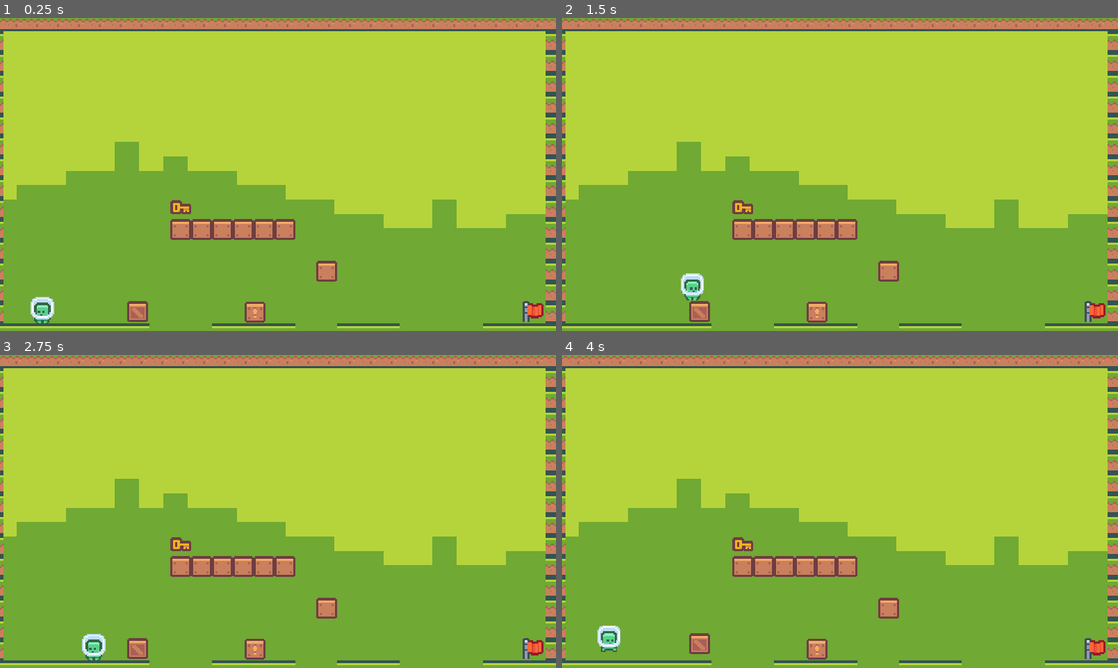
Above: before the commit, frames 1-4 (two rows, left to right).
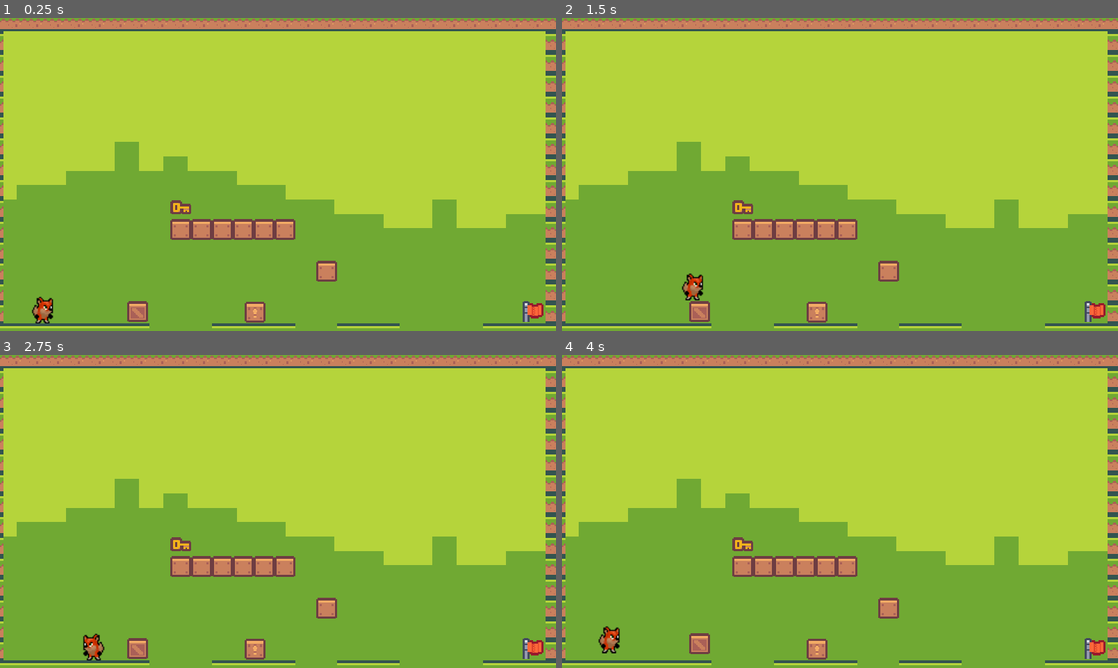
Above: after the commit, the same moments.

Repository: WinzuDarkpaw/CrypticNexus
Game: Godot game, scene res://Levels/TestLevel/Level_t1.tscn
The game is run twice, just before and just after one commit, with the same random seed, the same clock (stepped at 60 frames per second) and the same inputs.
Inputs:
- Up to frame 1 (0.25 s): no input
- Up to frame 2 (1.5 s): hold D (Right) from 0.53 s (still down); tap Space (Jump) at 0.77 s
- Up to frame 3 (2.75 s): tap Space (Jump) at 1.52 s; release D (Right) at 2.03 s; hold A (Left) from 2.03 s (still down)
- Up to frame 4 (4 s): release A (Left) at 2.78 s; hold D (Right) from 2.78 s (still down); tap Space (Jump) at 3.02, 3.77 s

The runs differ from the first frame. In frame 1, 0.3% of the frame differs, in the area x 5-10%, y 88-98%; in frame 2, 0.3%; in frame 3, 0.3%; in frame 4, 0.3%, in the area x 6-11%, y 86-96%.

Commit message:
Idle Animation + Sprites

Diff:
--- a/FoxJNR/Objects/Player.tscn
+++ b/FoxJNR/Objects/Player.tscn
@@ -1,33 +1,37 @@
-[gd_scene load_steps=6 format=2]
+[gd_scene load_steps=12 format=2]
 
 [ext_resource path="res://Scripts/Player.gd" type="Script" id=1]
-[ext_resource path="res://Characters/character_0000.png" type="Texture" id=2]
-[ext_resource path="res://Characters/character_0001.png" type="Texture" id=3]
+[ext_resource path="res://Textures/Player/01_player_idle_frame6.png" type="Texture" id=2]
+[ext_resource path="res://Textures/Player/01_player_idle_frame7.png" type="Texture" id=3]
+[ext_resource path="res://Textures/Player/01_player_idle_frame1.png" type="Texture" id=4]
+[ext_resource path="res://Textures/Player/01_player_idle_frame5.png" type="Texture" id=5]
+[ext_resource path="res://Textures/Player/01_player_idle_frame3.png" type="Texture" id=6]
+[ext_resource path="res://Textures/Player/01_player_cryptic.png" type="Texture" id=7]
+[ext_resource path="res://Textures/Player/01_player_idle_frame4.png" type="Texture" id=8]
+[ext_resource path="res://Textures/Player/01_player_idle_frame2.png" type="Texture" id=9]
 
-[sub_resource type="SpriteFrames" id=1]
+[sub_resource type="CapsuleShape2D" id=1]
+height = 3.86057
+
+[sub_resource type="SpriteFrames" id=2]
 animations = [ {
-"frames": [ ExtResource( 2 ) ],
+"frames": [ ExtResource( 4 ), ExtResource( 9 ), ExtResource( 4 ), ExtResource( 9 ), ExtResource( 6 ), ExtResource( 9 ), ExtResource( 4 ), ExtResource( 8 ), ExtResource( 4 ), ExtResource( 5 ), ExtResource( 2 ), ExtResource( 3 ), ExtResource( 2 ), ExtResource( 5 ) ],
 "loop": true,
 "name": "Idle",
-"speed": 5.0
+"speed": 2.0
 }, {
-"frames": [ ExtResource( 2 ), ExtResource( 3 ) ],
+"frames": [ ExtResource( 4 ), ExtResource( 7 ) ],
 "loop": true,
 "name": "Walk",
 "speed": 5.0
 } ]
 
-[sub_resource type="CapsuleShape2D" id=2]
-height = 3.86057
-
 [node name="Player" type="KinematicBody2D"]
 script = ExtResource( 1 )
 
+[node name="CollisionShape2D" type="CollisionShape2D" parent="."]
+shape = SubResource( 1 )
+
 [node name="AnimatedSprite" type="AnimatedSprite" parent="."]
-frames = SubResource( 1 )
+frames = SubResource( 2 )
 animation = "Walk"
-frame = 1
-playing = true
-
-[node name="CollisionShape2D" type="CollisionShape2D" parent="."]
-shape = SubResource( 2 )
--- a/FoxJNR/Scripts/Player.gd
+++ b/FoxJNR/Scripts/Player.gd
@@ -33,12 +33,12 @@
 func handle_controls(input: Input) -> void:
 	if Input.is_action_pressed("Left"):
 		velocity.x = -speed
-		$AnimatedSprite.flip_h = false
+		$AnimatedSprite.flip_h = true
 		$AnimatedSprite.play("Walk")
 	# On Right Press
 	elif Input.is_action_pressed("Right"):
 		velocity.x = speed
-		$AnimatedSprite.flip_h = true
+		$AnimatedSprite.flip_h = false
 		$AnimatedSprite.play("Walk")
 	else:
 		velocity.x = 0
Binary file removed: FoxJNR/Textures/Player/01_player.png
Not shown, added: FoxJNR/Textures/Player/01_player_cryptic.png.import
Binary file added: FoxJNR/Textures/Player/01_player_idle_frame1.png
Not shown, added: FoxJNR/Textures/Player/01_player_idle_frame1.png.import
Binary file added: FoxJNR/Textures/Player/01_player_idle_frame2.png
Not shown, added: FoxJNR/Textures/Player/01_player_idle_frame2.png.import
Binary file added: FoxJNR/Textures/Player/01_player_idle_frame3.png
Not shown, added: FoxJNR/Textures/Player/01_player_idle_frame3.png.import
Binary file added: FoxJNR/Textures/Player/01_player_idle_frame4.png
Not shown, added: FoxJNR/Textures/Player/01_player_idle_frame4.png.import
Binary file added: FoxJNR/Textures/Player/01_player_idle_frame5.png
Not shown, added: FoxJNR/Textures/Player/01_player_idle_frame5.png.import
(and 4 more such lines)
